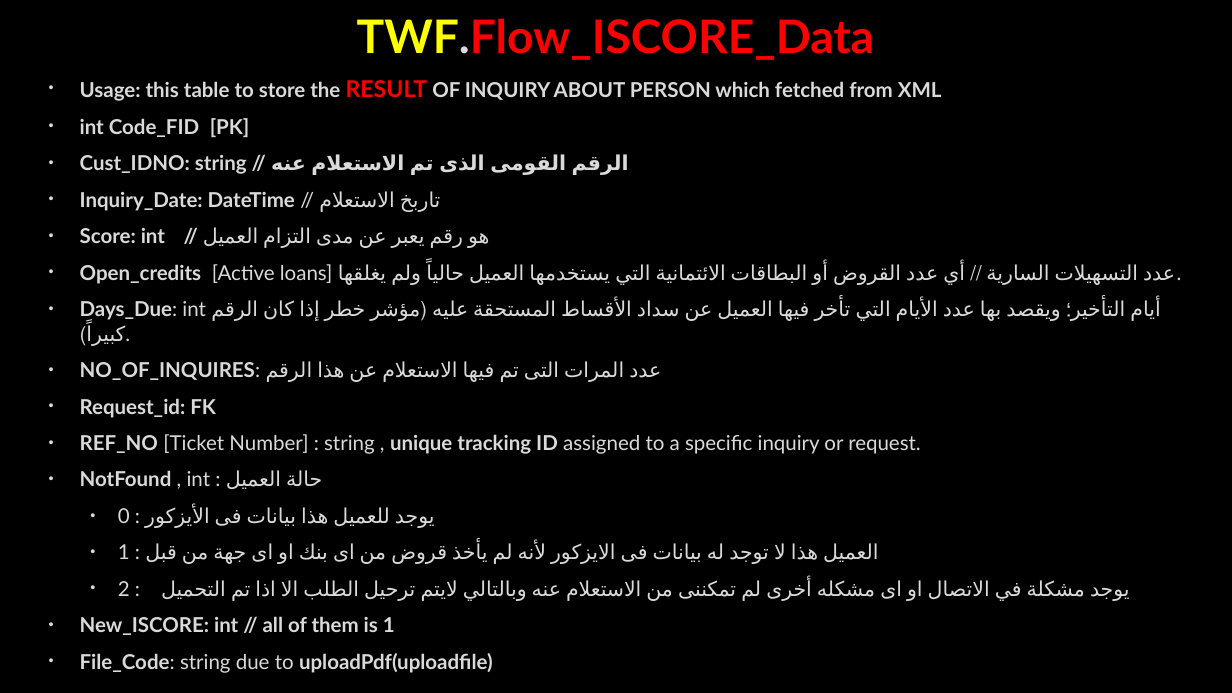
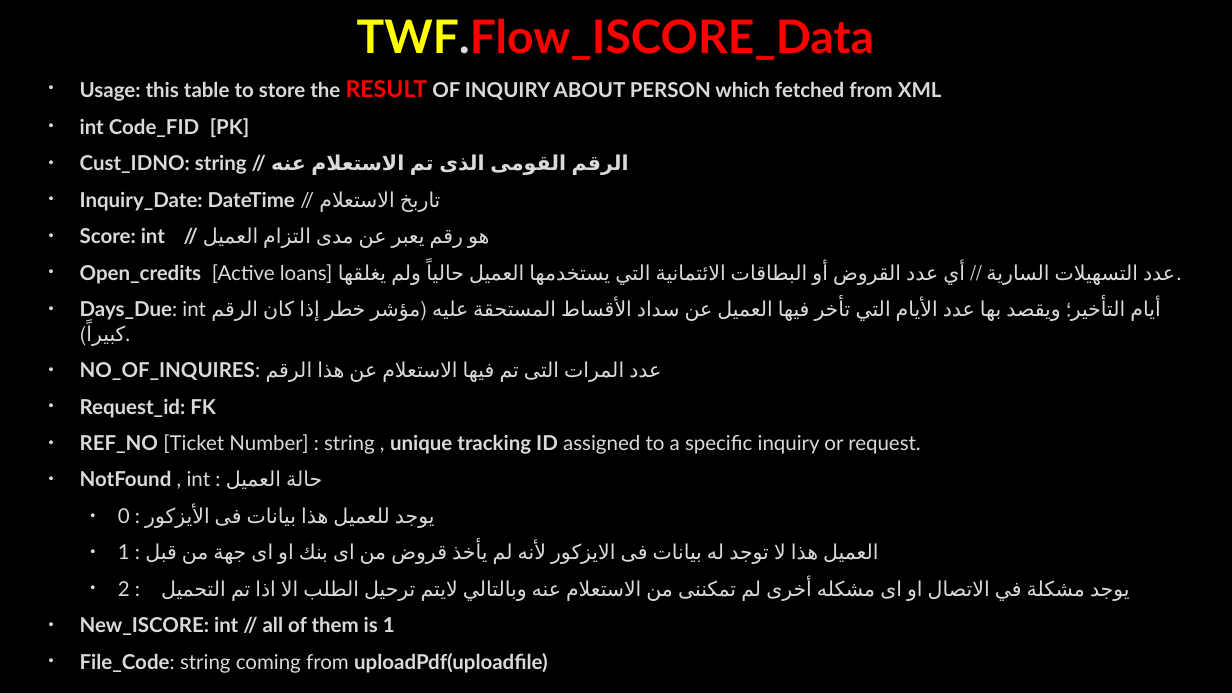
Before and after one commit to AhmedMohamedSamir1/Summary, a slide deck: slide 117 of Dot Net/Business.pptx (slide 116 before the commit). Drawn at 1232x693 pixels with LibreOffice and Linux fonts; fonts in the diff are those of the drawing; background and template pictures are left out. Boxes give left, top, right and bottom in pixels: in the first picture for what was removed or moved away, otherwise in the second. Text is boxed around its words. In the diff, an @@ line names an element or a change of style, - is before the commit and + after.

```diff
--- a/Dot Net/Business.pptx
+++ b/Dot Net/Business.pptx
@@ text at [80,653,548,673]: text changed @@
-• File_Code: string due to uploadPdf(uploadfile)
+• File_Code: string coming from uploadPdf(uploadfile)
```
Also in this commit, not shown: 12 other slides changed, 10 slides added, 1 slide removed, 2 other files.
